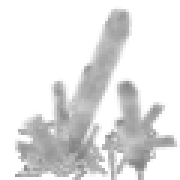
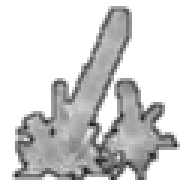
The second (180, 180) image is a revision of the first. Changes to its layers:
renamed "Pasted Layer" to "outline", painted on it over [12, 6, 180, 180]
painted on "Crust" over [21, 6, 147, 171]
